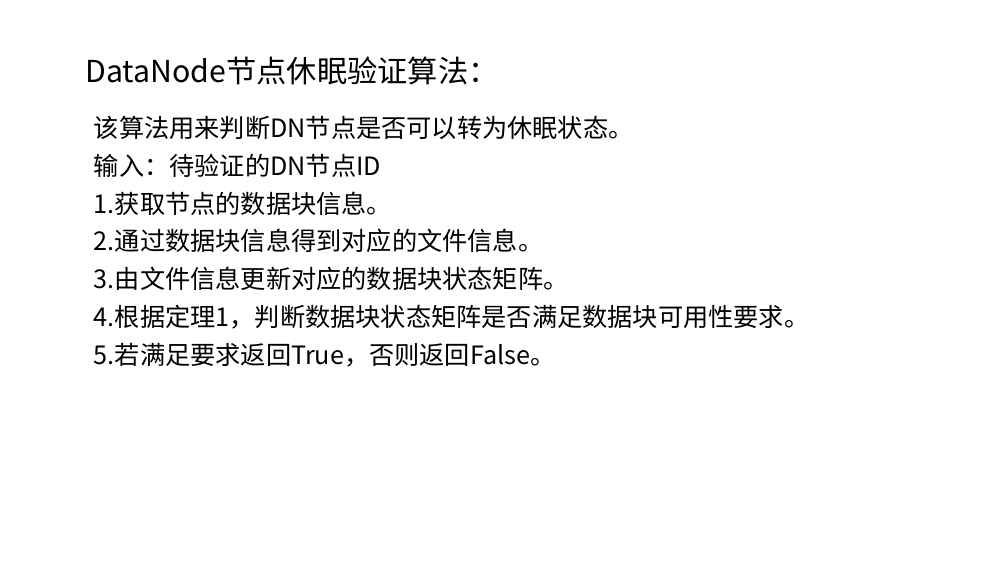
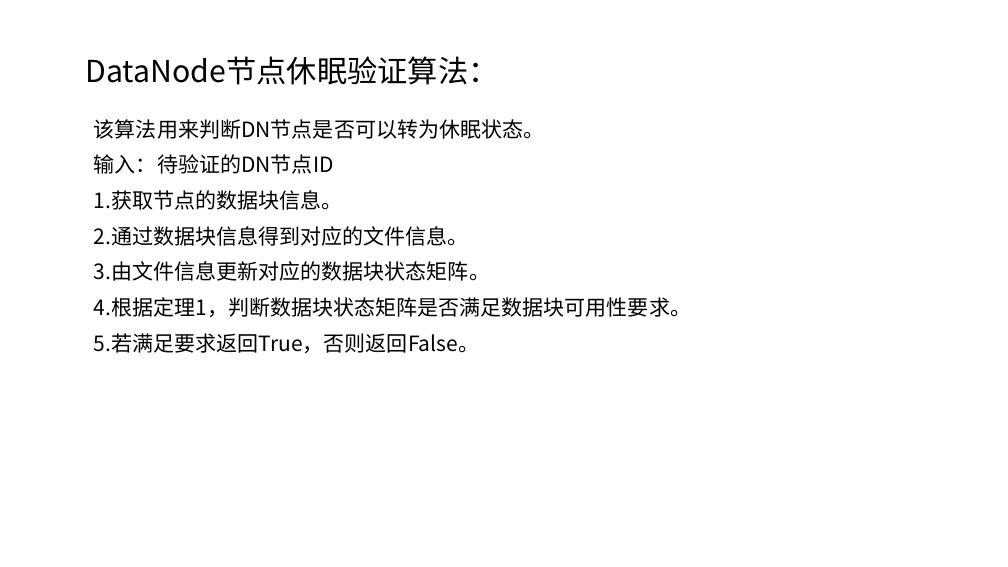
Before and after one commit to NewQJX/Paper, a slide deck: slide 17 of 00-Selected for discussion/A/HDFS节能算法.pptx. Drawn at 1008x567 pixels with LibreOffice and Linux fonts; fonts in the diff are those of the drawing. Boxes give left, top, right and bottom in pixels: in the first picture for what was removed or moved away, otherwise in the second. Text is boxed around its words. In the diff, an @@ line names an element or a change of style, - is before the commit and + after.

```diff
--- a/00-Selected for discussion/A/HDFS节能算法.pptx
+++ b/00-Selected for discussion/A/HDFS节能算法.pptx
@@ subtitle "该算法用来判断DN节点是否可以转为休眠状态。" at bbox=[94, 119, 691, 353]: size 24 to 20 pt; line spacing 0.9 to 1 @@
```
Also in this commit, not shown: 4 other slides changed.
